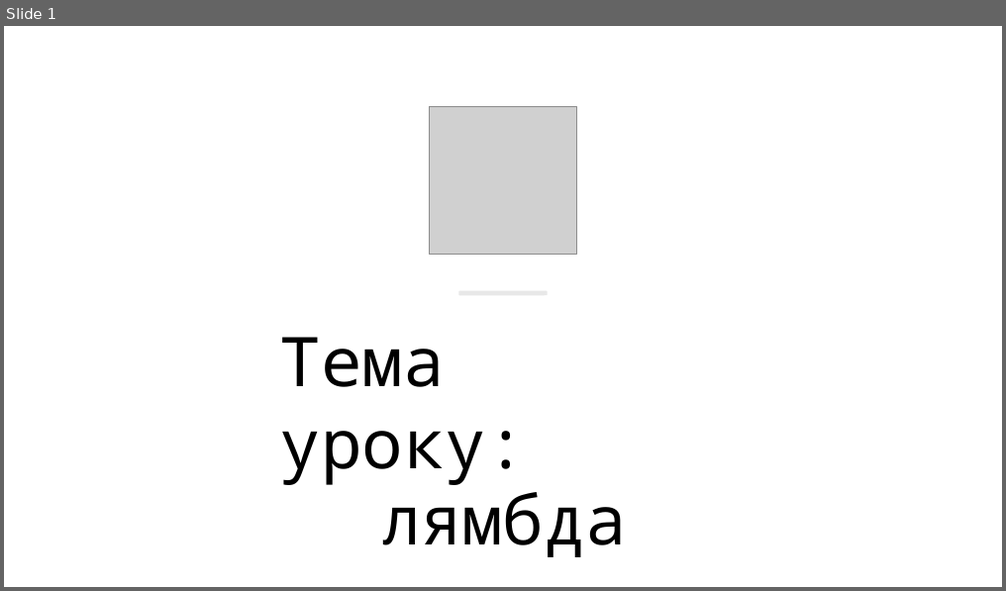
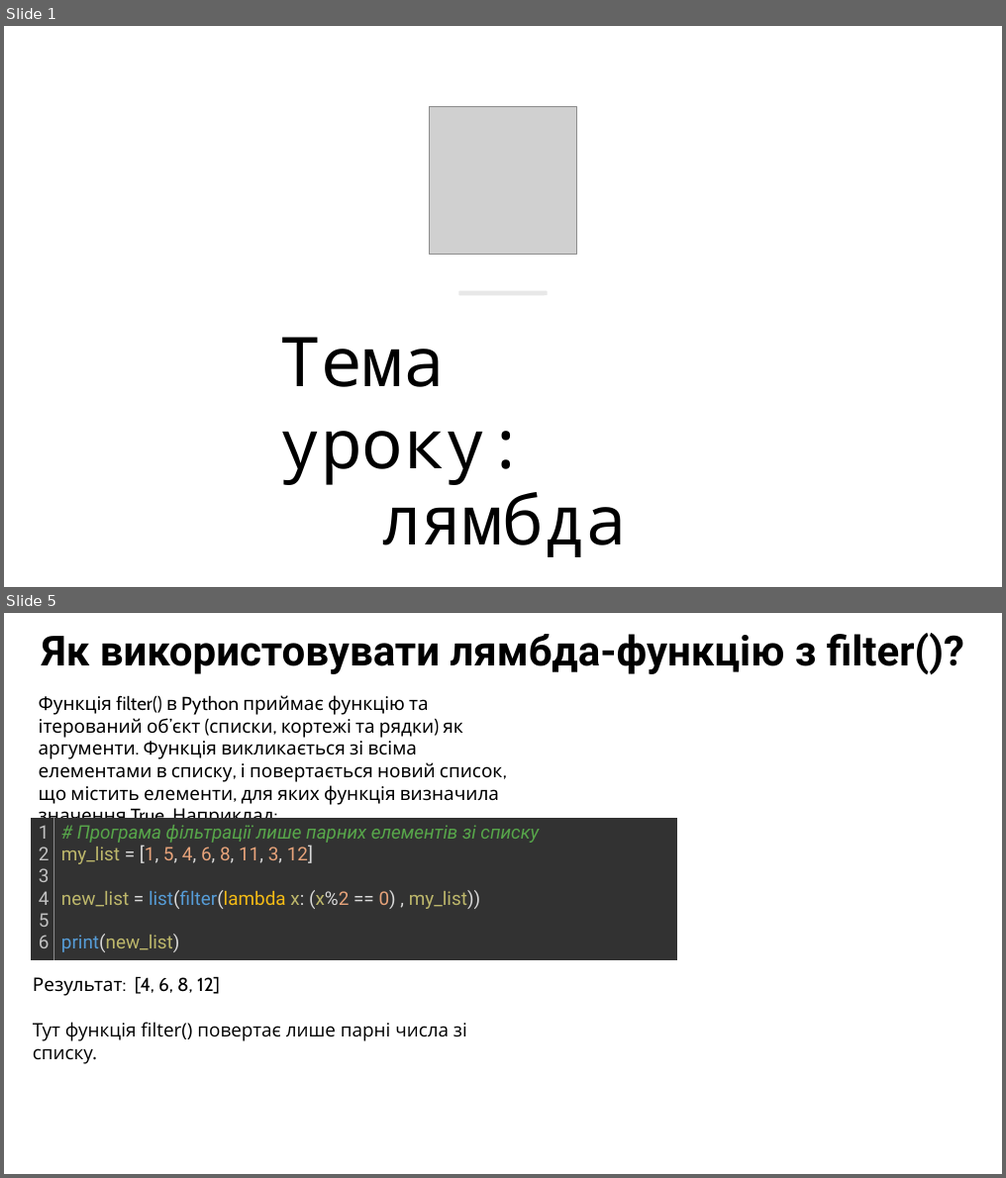
Before and after one commit to arg3ntuum/PythonCourse, a slide deck: Python Урок 7 Лямбда.pptx. Shown one above the other, each under a label of ours: slide 1 before the commit, slides 1 and 5 after it; the slides between them are not shown. The pictures are 1006x591 and 1006x1178 pixels, drawn with LibreOffice and Linux fonts; fonts in the diff are those of the drawing; grey boxes stand for pictures. Boxes give left, top, right and bottom in pixels: in the first picture for what was removed or moved away, otherwise in the second. Text is boxed around its words. In the diff, an @@ line names an element or a change of style, - is before the commit and + after.

```diff
--- a/Python Урок 7 Лямбда.pptx
+++ b/Python Урок 7 Лямбда.pptx
@@ slide 5 added at box(4, 613, 1002, 1174), background #FFFFFF @@
@@ text added at box(42, 633, 964, 674), 40 pt, text #000000, bold @@
+Як використовувати лямбда-функцію з filter()?
@@ text added at box(39, 695, 503, 818), 18 pt, text #000000 @@
+Функція filter() в Python приймає функцію та ітерований об’єкт (списки, кортежі та рядки) як аргументи. Функція викликається зі всіма елементами в списку, і повертається новий список, що містить елементи, для яких функція визначила значення True. Наприклад:
@@ table added at box(31, 818, 678, 960), 1 rows, 2 columns @@
+1 / 2 / 3 / 4 / 5 / 6 | # Програма фільтрації лише парних елементів зі списку / my_list = [1, 5, 4, 6, 8, 11, 3, 12] / new_list = list(filter(lambda x: (x%2 == 0) , my_list)) / print(new_list)
@@ text added at box(33, 976, 220, 996), 18 pt, text #000000 @@
+Результат: [4, 6, 8, 12]
@@ text added at box(33, 1022, 467, 1064), 18 pt, text #000000 @@
+Тут функція filter() повертає лише парні числа зі списку.
```
Also in this commit, not shown: 4 other slides added, 6 other files.
